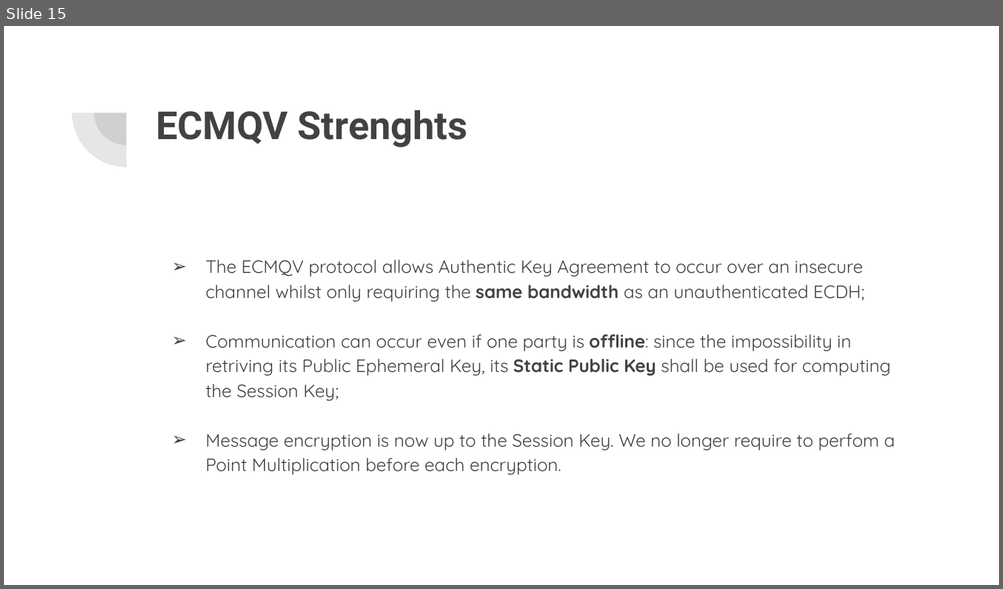
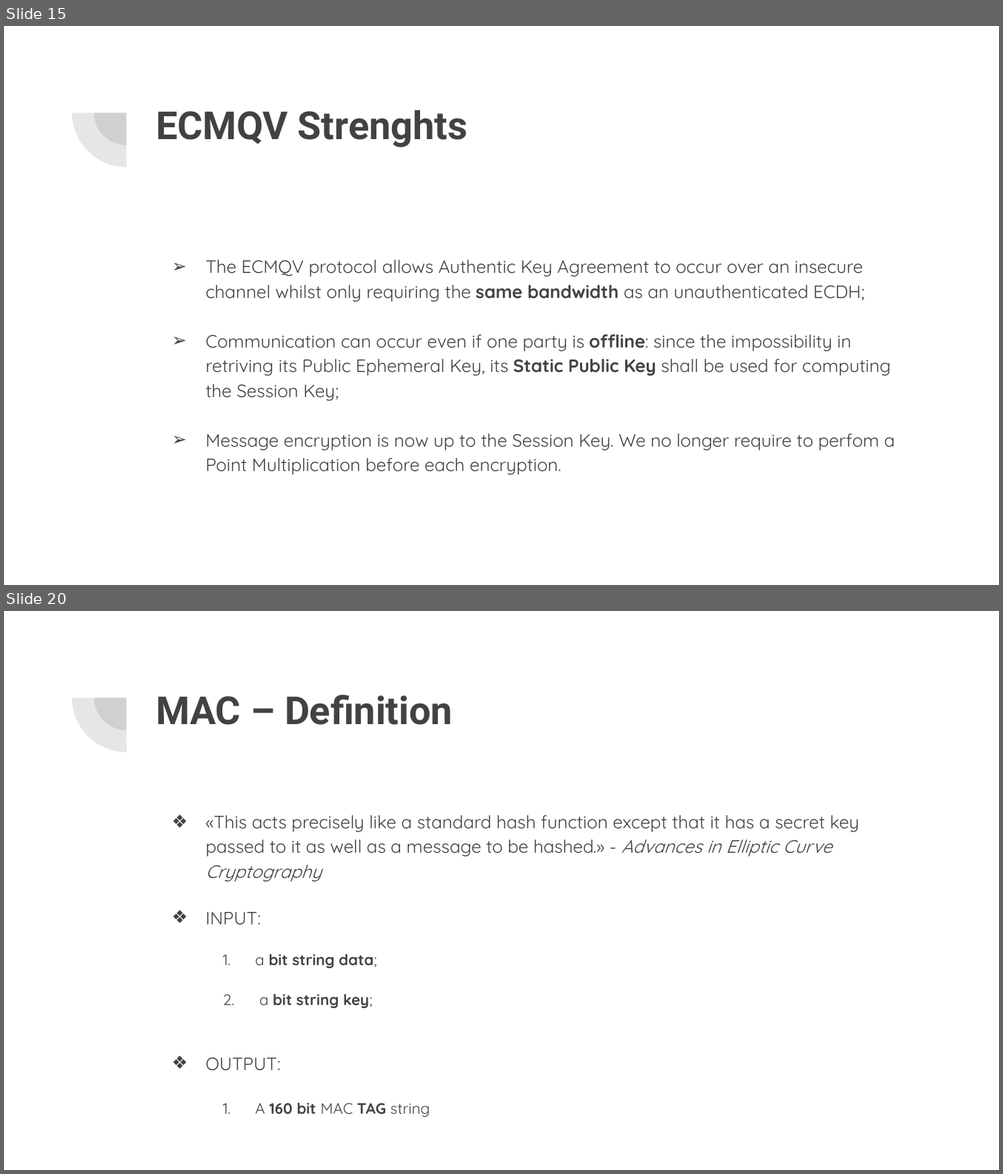
Before and after one commit to Mark692/ECC-Java, a slide deck: ECMQV.pptx. Shown one above the other, each under a label of ours: slide 15 before the commit, slides 15 and 20 after it; the slides between them are not shown. The pictures are 1003x589 and 1003x1174 pixels, drawn with LibreOffice and Linux fonts; fonts in the diff are those of the drawing. Boxes give left, top, right and bottom in pixels: in the first picture for what was removed or moved away, otherwise in the second. Text is boxed around its words. In the diff, an @@ line names an element or a change of style, - is before the commit and + after.

```diff
--- a/ECMQV.pptx
+++ b/ECMQV.pptx
@@ slide 20 added at (4, 611, 999, 1170), background #FFFFFF; not listed: 2 template elements that a slide beside it also shows @@
@@ title added at (156, 695, 452, 725), 28 pt, text #424242, bold @@
+MAC – Definition
@@ text added at (205, 815, 859, 1117), 13 pt, text #424242 @@
+❖ «This acts precisely like a standard hash function except that it has a secret key passed to it as well as a message to be hashed.» - Advances in Elliptic Curve Cryptography
+❖ INPUT:
+  1. a bit string data;
+  2. a bit string key;
+❖ OUTPUT:
+  1. A 160 bit MAC TAG string
```
Also in this commit, not shown: 2 slides changed, 20 other slides added, 2 slides removed.
